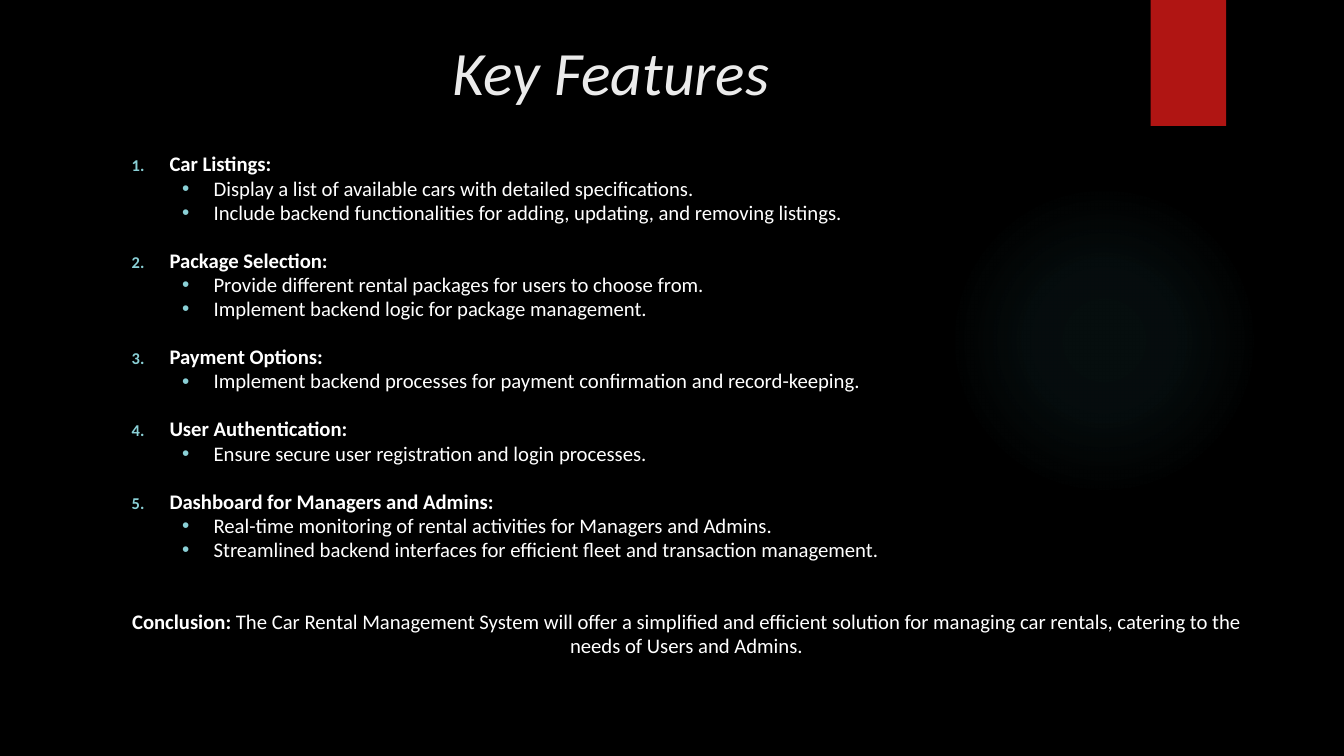
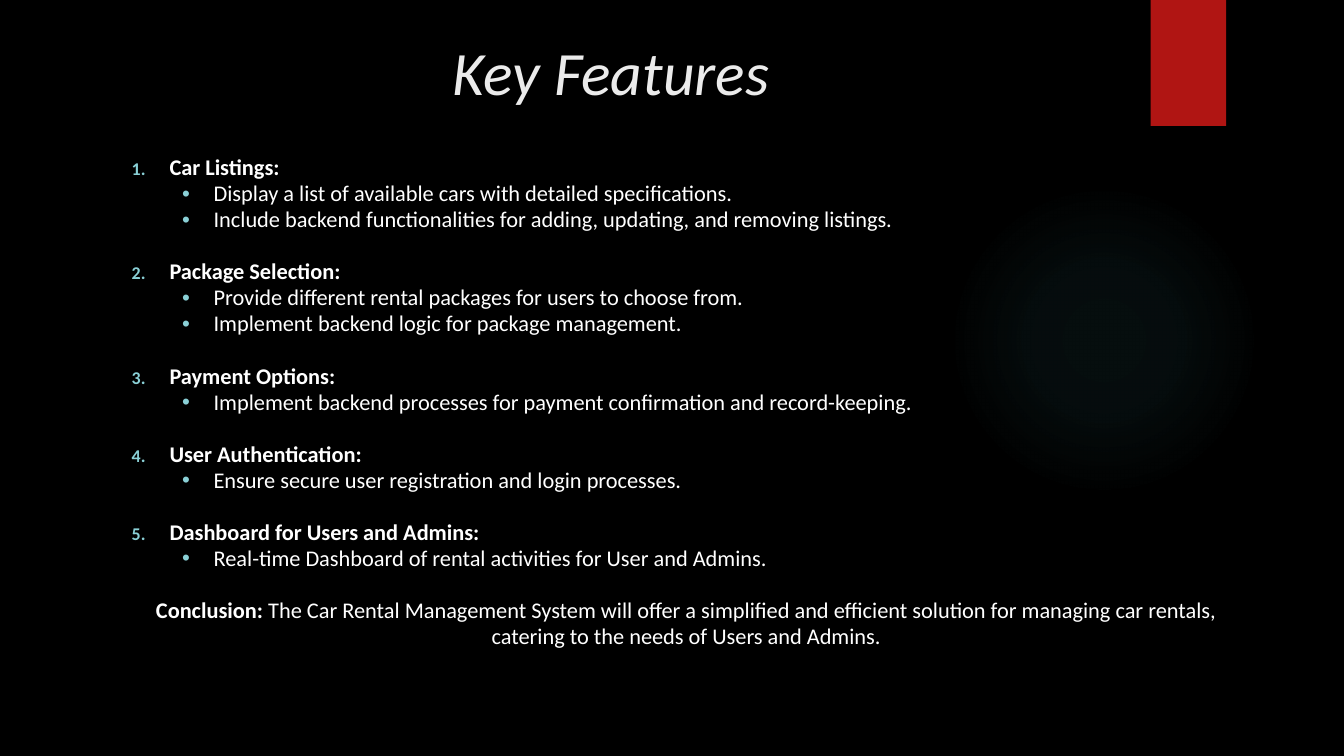
Before and after one commit to sulemanwains/cs489-project, a slide deck: slide 3 of Project Presentation.pptx. Drawn at 1344x756 pixels with LibreOffice and Linux fonts; fonts in the diff are those of the drawing; background and template pictures are left out. Boxes give left, top, right and bottom in pixels: in the first picture for what was removed or moved away, otherwise in the second. Text is boxed around its words. In the diff, an @@ line names an element or a change of style, - is before the commit and + after.

Commit message:
updated Presentation

```diff
--- a/Project Presentation.pptx
+++ b/Project Presentation.pptx
@@ text at box(156, 159, 1215, 648): size 14.8 to 16 pt in "Car Listings:", "Display a list of available cars with ...", "Include backend functionalities for adding, updating, and ...", "Package Selection:" and 7 more places @@
@@ text at box(170, 524, 767, 566): text changed; size 14.8 to 16 pt @@
-5. Dashboard for Managers and Admins:
-  • Real-time monitoring of rental activities for Managers and Admins.
-  • Streamlined backend interfaces for efficient fleet and transaction management.
+5. Dashboard for Users and Admins:
+  • Real-time Dashboard of rental activities for User and Admins.
```
Also in this commit, not shown: 1 other slide changed.
